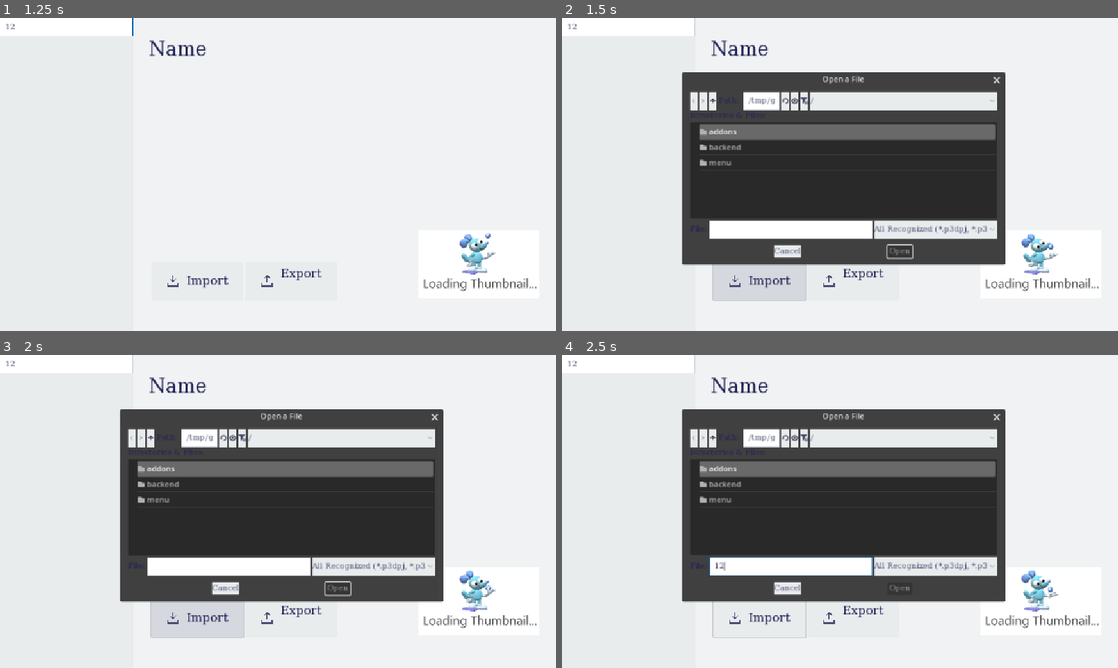
Above: before the commit, frames 1-4 (two rows, left to right).
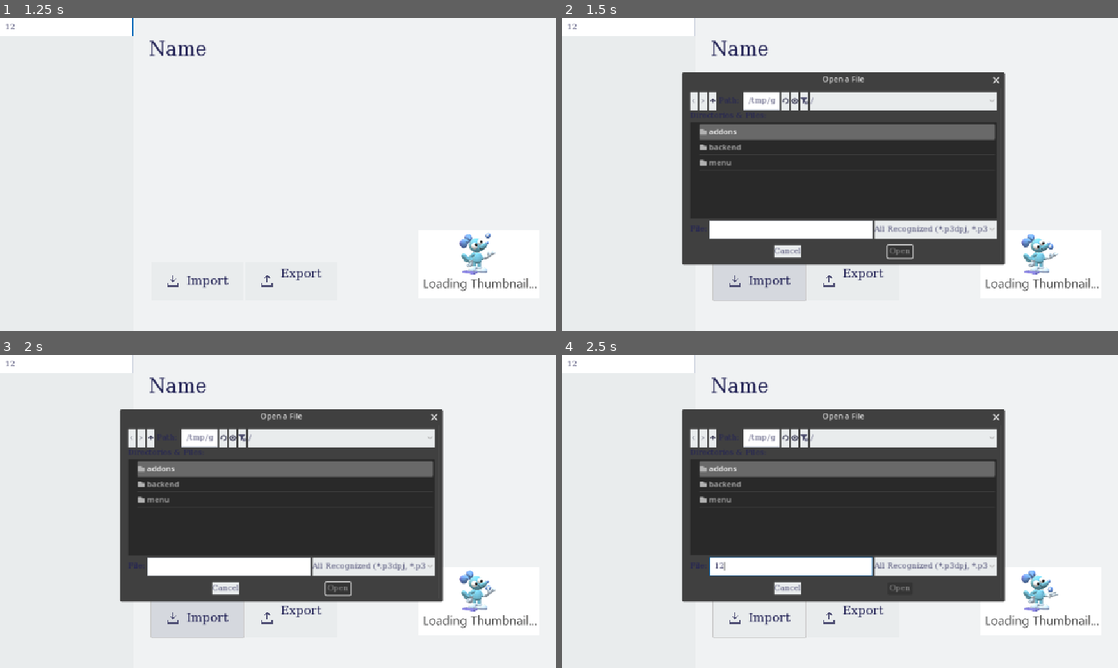
Above: after the commit, the same moments.

Repository: silkycell/Paint-3D-Project-Manager
Game: Godot game, scene res://menu/projects/projects_menu.tscn
Same seed, same stepped clock (60 frames per second), same inputs: the game is played once before the commit and once after it.
Inputs (mouse positions are in pixels of both pictures, inside the frame that each line leads up to):
- Up to frame 1 (1.25 s): click (66, 27) at 0.52 s; type "12" at 0.6 s
- Up to frame 2 (1.5 s): click (756, 280) at 1.27 s
- Up to frame 3 (2 s): no input
- Up to frame 4 (2.5 s): click (789, 567) at 2.02 s; type "12" at 2.1 s

Frame 1 is identical in both runs. In frame 2, 0.2% of the frame differs, in the area x 55-80%, y 17-79%; in frame 3, 0.2%; in frame 4, 0.2%.

Commit message:
add json version check

Diff:
--- a/menu/projects/export/export_handler.gd
+++ b/menu/projects/export/export_handler.gd
@@ -1,4 +1,5 @@
 extends Control
+class_name ExportHandler
 
 const JSON_VERSION:float = 1
 const REPLACETEXT:String = "The file \"%s\" already exists.\nDo you want to replace it?"
--- a/menu/projects/import/import_handler.gd
+++ b/menu/projects/import/import_handler.gd
@@ -1,4 +1,5 @@
 extends Control
+class_name ImportHandler
 
 const REPLACETEXT:String = "A project with the folder \"%s\" already exists.\nDo you want to replace it?"
 
@@ -38,7 +39,7 @@
 		# TODO: add support for multi project P3Ds
 		var export_projects = JSON.parse_string(reader.read_file("exportProjects.json").get_string_from_ascii())
 
-		if (export_projects.size() > 1):
+		if export_projects.size() > 1:
 			push_error("Support for multi-project P3Ds is not yet implemented.")
 			exit_import()
 			return
@@ -52,6 +53,12 @@
 
 	var project_folder_name = data_json["project_data"]["Path"]
 	project_folder_name = project_folder_name.erase(project_folder_name.find("Projects\\"), "Projects\\".length())
+
+	if data_json.version > ExportHandler.JSON_VERSION:
+		push_error("Current version is lesser than JSON version. Please use a more recent version of P3DPM to import this project."
+		, "\nCurrent Version: ", ExportHandler.JSON_VERSION, ", Project Version: ", data_json.version, ".")
+		exit_import()
+		return
 
 	# this code is stupid, if theres a way to un-stupid it please let me know
 	var should_continue = true
